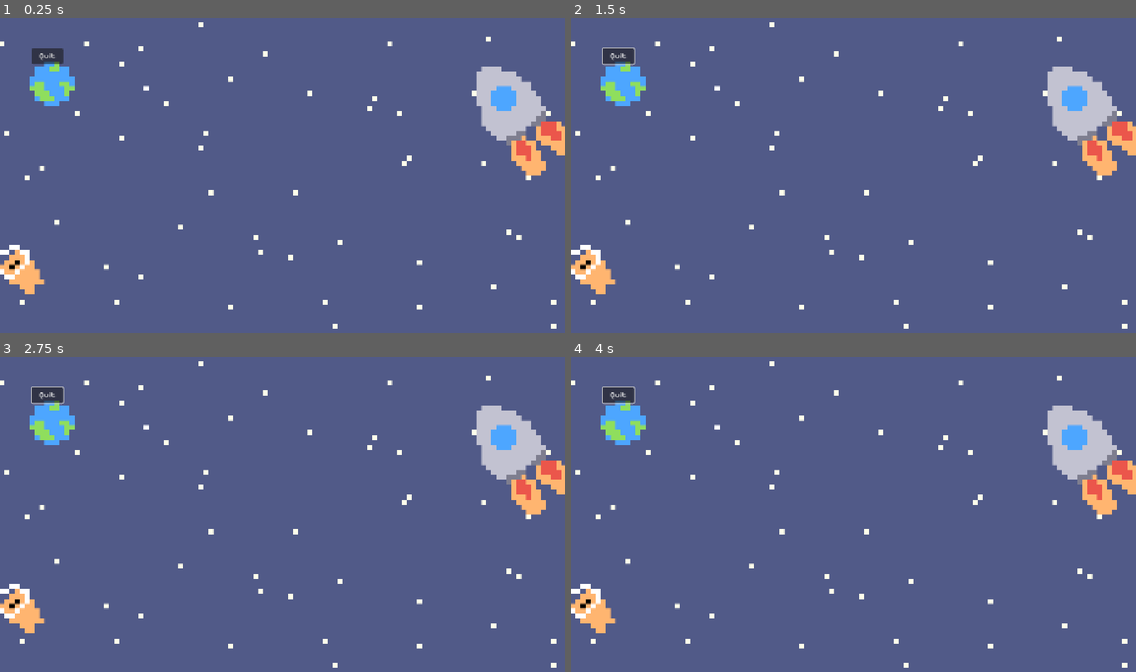
Above: before the commit, frames 1-4 (two rows, left to right).
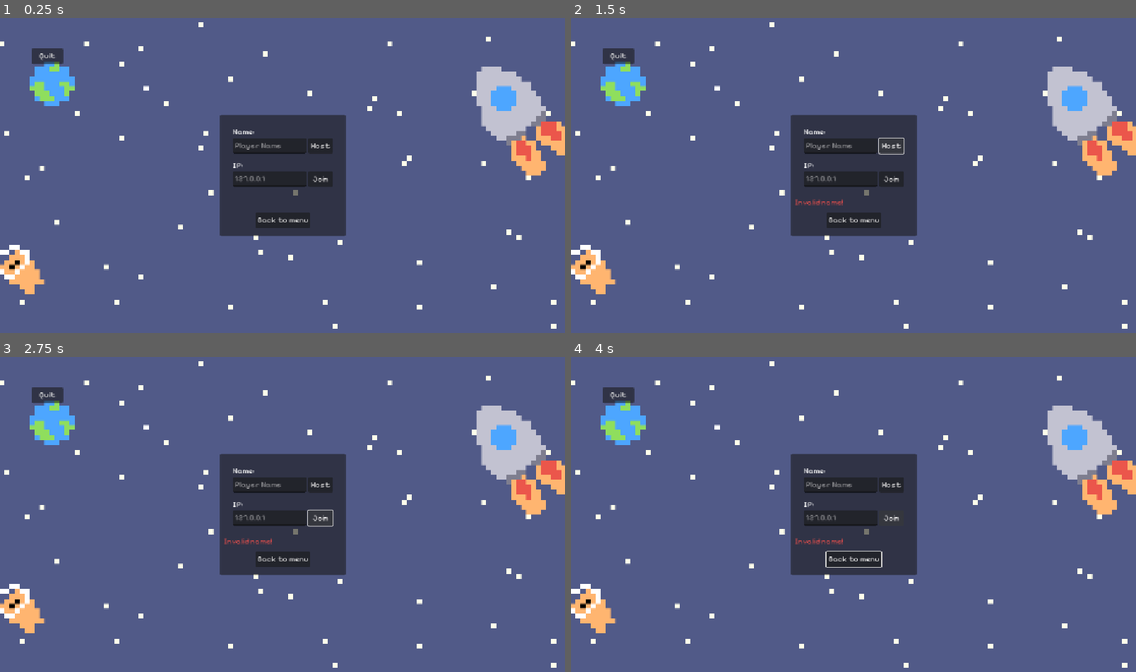
Above: after the commit, the same moments.

Repository: Lambozhuang/project-cats
Game: Godot game, scene res://ui/lobby.tscn
Two runs of this game, one before a commit and one after it. Both use one fixed random seed, a clock stepped at 60 frames per second and the inputs below.
Inputs (mouse positions are in pixels of both pictures, inside the frame that each line leads up to):
- Up to frame 1 (0.25 s): no input
- Up to frame 2 (1.5 s): click "Quit" (after the commit: "Back to menu") at 0.5 s; click (893, 144) at 1.25 s, where only the run after the commit has a clickable "Host"
- Up to frame 3 (2.75 s): click (322, 517) at 2 s, where only the run after the commit has a clickable "Join"
- Up to frame 4 (4 s): hold Right (move_right) 2.78-3.53 s; tap J (carry) at 2.85, 3.6 s; hold Down (move_down) from 3.53 s (still down)

The runs differ from the first frame. In frame 1, 8.6% of the frame differs, in the area x 38-62%, y 30-70%; in frame 2, 8.6%, in the area x 5-62%, y 9-70%; in frame 3, 8.6%; in frame 4, 8.6%.

Commit message:
add more ui

Diff:
--- a/level/demo_1.tscn
+++ b/level/demo_1.tscn
@@ -20,6 +20,7 @@
 [ext_resource type="SpriteFrames" uid="uid://c4xvd2cau840n" path="res://npc/npc2/npc2_anim.tres" id="18_c4fc7"]
 [ext_resource type="SpriteFrames" uid="uid://dhswd3p88r1jx" path="res://npc/npc3/npc3_anim.tres" id="19_sbnpo"]
 [ext_resource type="SpriteFrames" uid="uid://b1uaj08iewwad" path="res://npc/officer_clawson/officer_clawson_anim.tres" id="20_4bb8i"]
+[ext_resource type="PackedScene" uid="uid://bhr76qwteqtyy" path="res://ui/hud.tscn" id="21_n16k1"]
 
 [sub_resource type="NavigationPolygon" id="NavigationPolygon_higlw"]
 vertices = PackedVector2Array(379.656, 1073, 359, 1073, 359, 1039, 379.656, 1039, 2007.39, 284.32, 2008.24, 285, 2003,  …(8148 unchanged characters)…
@@ -363,3 +364,5 @@
 patrol_navigation_region = NodePath("../OfficerNavigationRegion2D2")
 global_navigation_region = NodePath("../GlobalNavigationRegion2D")
 npc_type = "officer"
+
+[node name="Hud" parent="." instance=ExtResource("21_n16k1")]
--- a/ui/hud.tscn
+++ b/ui/hud.tscn
@@ -1,14 +1,48 @@
-[gd_scene format=3 uid="uid://bhr76qwteqtyy"]
+[gd_scene load_steps=15 format=3 uid="uid://bhr76qwteqtyy"]
+
+[ext_resource type="Theme" uid="uid://csgscdngqhlo6" path="res://ui/theme.tres" id="1_rbyyf"]
+[ext_resource type="Texture2D" uid="uid://bypjca7hcp2iq" path="res://ui/setting_icon.png" id="2_276te"]
+[ext_resource type="Texture2D" uid="uid://b7qcliacmgvib" path="res://player/cats/Bob/Idle/Bob_idle.png" id="3_1v5rv"]
+[ext_resource type="Texture2D" uid="uid://bawrmwi0geslj" path="res://player/cats/Tuna/Idle/Tuna idle 1.png" id="4_q43x7"]
+[ext_resource type="Texture2D" uid="uid://civqtb32rwqkv" path="res://player/cats/Kiki/Idle/Kiki idle1.png" id="5_srpbi"]
+[ext_resource type="Texture2D" uid="uid://dgkj0c5fl8nu3" path="res://player/cats/Rupert/Idle/Rupert1.png" id="6_spcu4"]
+
+[sub_resource type="LabelSettings" id="LabelSettings_1v5rv"]
+font_size = 24
+
+[sub_resource type="LabelSettings" id="LabelSettings_q43x7"]
+font_size = 24
+
+[sub_resource type="StyleBoxFlat" id="StyleBoxFlat_276te"]
+bg_color = Color(0.32549, 0.317647, 0.317647, 1)
+
+[sub_resource type="LabelSettings" id="LabelSettings_276te"]
+font_size = 29
+font_color = Color(1, 0.65098, 0.301961, 1)
+
+[sub_resource type="LabelSettings" id="LabelSettings_rbyyf"]
+font_size = 25
+
+[sub_resource type="LabelSettings" id="LabelSettings_ff8ar"]
+font_size = 25
+
+[sub_resource type="LabelSettings" id="LabelSettings_m0eg6"]
+font_size = 20
+
+[sub_resource type="LabelSettings" id="LabelSettings_546lt"]
+font_size = 30
 
 [node name="Hud" type="CanvasLayer"]
 
 [node name="PauseMenu" type="Control" parent="."]
+visible = false
 layout_mode = 3
 anchors_preset = 15
 anchor_right = 1.0
 anchor_bottom = 1.0
 grow_horizontal = 2
 grow_vertical = 2
+theme = ExtResource("1_rbyyf")
 
 [node name="Hud" type="Control" parent="."]
 layout_mode = 3
@@ -21,21 +55,58 @@
 offset_bottom = -24.0
 grow_horizontal = 2
 grow_vertical = 2
-
-[node name="HBoxContainer" type="HBoxContainer" parent="Hud"]
-layout_mode = 2
+theme = ExtResource("1_rbyyf")
+
+[node name="RegularItem" type="ColorRect" parent="Hud"]
+custom_minimum_size = Vector2(100, 50)
+layout_mode = 2
+offset_right = 100.0
+offset_bottom = 50.0
+color = Color(0.32549, 0.317647, 0.317647, 1)
+
+[node name="Label" type="Label" parent="Hud/RegularItem"]
+layout_mode = 1
+anchors_preset = 8
+anchor_left = 0.5
+anchor_top = 0.5
+anchor_right = 0.5
+anchor_bottom = 0.5
+offset_left = -20.0
+offset_top = -10.0
+offset_right = 20.0
+offset_bottom = 10.0
+grow_horizontal = 2
+grow_vertical = 2
+text = "0/20"
+label_settings = SubResource("LabelSettings_1v5rv")
+horizontal_alignment = 1
+vertical_alignment = 1
+
+[node name="SpaceItem" type="ColorRect" parent="Hud"]
+custom_minimum_size = Vector2(100, 50)
+layout_mode = 2
+offset_left = 104.0
 offset_right = 204.0
 offset_bottom = 50.0
-
-[node name="RegularItem" type="ColorRect" parent="Hud/HBoxContainer"]
-custom_minimum_size = Vector2(100, 50)
-layout_mode = 2
 color = Color(0.32549, 0.317647, 0.317647, 1)
 
-[node name="SpaceItem" type="ColorRect" parent="Hud/HBoxContainer"]
-custom_minimum_size = Vector2(100, 50)
-layout_mode = 2
-color = Color(0.32549, 0.317647, 0.317647, 1)
+[node name="Label" type="Label" parent="Hud/SpaceItem"]
+layout_mode = 1
+anchors_preset = 8
+anchor_left = 0.5
+anchor_top = 0.5
+anchor_right = 0.5
+anchor_bottom = 0.5
+offset_left = -27.5
+offset_top = -15.0
+offset_right = 27.5
+offset_bottom = 15.0
+grow_horizontal = 2
+grow_vertical = 2
+text = "0/1"
+label_settings = SubResource("LabelSettings_1v5rv")
+horizontal_alignment = 1
+vertical_alignment = 1
 
 [node name="Time" type="ColorRect" parent="Hud"]
 custom_minimum_size = Vector2(100, 0)
@@ -47,6 +118,24 @@
 offset_bottom = 50.0
 grow_horizontal = 2
 color = Color(0.32549, 0.317647, 0.317647, 1)
+
+[node name="Label" type="Label" parent="Hud/Time"]
+layout_mode = 1
+anchors_preset = 8
+anchor_left = 0.5
+anchor_top = 0.5
+anchor_right = 0.5
+anchor_bottom = 0.5
+offset_left = -21.0
+offset_top = -10.0
+offset_right = 21.0
+offset_bottom = 10.0
+grow_horizontal = 2
+grow_vertical = 2
+text = "00:00"
+label_settings = SubResource("LabelSettings_q43x7")
+horizontal_alignment = 1
+vertical_alignment = 1
 
 [node name="CatStat" type="ColorRect" parent="Hud"]
 custom_minimum_size = Vector2(100, 0)
@@ -58,13 +147,461 @@
 grow_horizontal = 0
 color = Color(0.32549, 0.317647, 0.317647, 1)
 
-[node name="Settings" type="ColorRect" parent="Hud"]
-custom_minimum_size = Vector2(100, 0)
+[node name="Settings" type="Button" parent="Hud"]
 layout_mode = 1
 anchors_preset = 2
 anchor_top = 1.0
 anchor_bottom = 1.0
-offset_top = -50.0
-offset_right = 100.0
+offset_top = -48.0
+offset_right = 48.0
 grow_vertical = 0
+theme_override_styles/normal = SubResource("StyleBoxFlat_276te")
+icon = ExtResource("2_276te")
+icon_alignment = 1
+expand_icon = true
+
+[node name="Timeout" type="ColorRect" parent="Hud"]
+layout_mode = 1
+anchors_preset = 8
+anchor_left = 0.5
+anchor_top = 0.5
+anchor_right = 0.5
+anchor_bottom = 0.5
+offset_left = -148.0
+offset_top = -25.0
+offset_right = 148.0
+offset_bottom = 25.0
+grow_horizontal = 2
+grow_vertical = 2
+color = Color(0.32549, 0.352941, 0.521569, 1)
+
+[node name="Label" type="Label" parent="Hud/Timeout"]
+layout_mode = 1
+anchors_preset = 8
+anchor_left = 0.5
+anchor_top = 0.5
+anchor_right = 0.5
+anchor_bottom = 0.5
+offset_left = -41.0
+offset_top = -11.5
+offset_right = 41.0
+offset_bottom = 11.5
+grow_horizontal = 2
+grow_vertical = 2
+text = "TIMES OUT!"
+label_settings = SubResource("LabelSettings_276te")
+horizontal_alignment = 1
+vertical_alignment = 1
+
+[node name="AlertMessage" type="ColorRect" parent="Hud"]
+layout_mode = 0
+offset_left = 404.0
+offset_top = 552.0
+offset_right = 700.0
+offset_bottom = 602.0
 color = Color(0.32549, 0.317647, 0.317647, 1)
+
+[node name="Label" type="Label" parent="Hud/AlertMessage"]
+layout_mode = 1
+anchors_preset = 8
+anchor_left = 0.5
+anchor_top = 0.5
+anchor_right = 0.5
+anchor_bottom = 0.5
+offset_left = -107.0
+offset_top = -15.0
+offset_right = 107.0
+offset_bottom = 15.0
+grow_horizontal = 2
+grow_vertical = 2
+text = "Tuna is captured!"
+label_settings = SubResource("LabelSettings_rbyyf")
+horizontal_alignment = 1
+vertical_alignment = 1
+
+[node name="ScoreBoard" type="Control" parent="."]
+visible = false
+layout_mode = 3
+anchors_preset = 15
+anchor_right = 1.0
+anchor_bottom = 1.0
+grow_horizontal = 2
+grow_vertical = 2
+theme = ExtResource("1_rbyyf")
+
+[node name="CharacterHBox" type="HBoxContainer" parent="ScoreBoard"]
+layout_mode = 1
+anchors_preset = 8
+anchor_left = 0.5
+anchor_top = 0.5
+anchor_right = 0.5
+anchor_bottom = 0.5
+offset_left = -364.0
+offset_top = -192.0
+offset_right = 364.0
+offset_bottom = 192.0
+grow_horizontal = 2
+grow_vertical = 2
+theme_override_constants/separation = 20
+
+[node name="Bob" type="Control" parent="ScoreBoard/CharacterHBox"]
+custom_minimum_size = Vector2(170, 270)
+layout_mode = 2
+
+[node name="ColorRect" type="ColorRect" parent="ScoreBoard/CharacterHBox/Bob"]
+layout_mode = 0
+offset_right = 170.0
+offset_bottom = 270.0
+color = Color(0.933333, 0.933333, 0.933333, 0.152941)
+
+[node name="TextureRect" type="TextureRect" parent="ScoreBoard/CharacterHBox/Bob"]
+layout_mode = 0
+offset_right = 170.0
+offset_bottom = 270.0
+texture = ExtResource("3_1v5rv")
+expand_mode = 1
+stretch_mode = 5
+
+[node name="Label" type="Label" parent="ScoreBoard/CharacterHBox/Bob"]
+layout_mode = 1
+anchors_preset = 8
+anchor_left = 0.5
+anchor_top = 0.5
+anchor_right = 0.5
+anchor_bottom = 0.5
+offset_left = -35.0
+offset_top = 68.5
+offset_right = 35.0
+offset_bottom = 117.5
+grow_horizontal = 2
+grow_vertical = 2
+text = "Bob"
+label_settings = SubResource("LabelSettings_ff8ar")
+horizontal_alignment = 1
+vertical_alignment = 1
+
+[node name="Label2" type="Label" parent="ScoreBoard/CharacterHBox/Bob"]
+layout_mode = 1
+anchors_preset = 8
+anchor_left = 0.5
+anchor_top = 0.5
+anchor_right = 0.5
+anchor_bottom = 0.5
+offset_left = -39.0
+offset_top = 108.0
+offset_right = 40.0
+offset_bottom = 133.0
+grow_horizontal = 2
+grow_vertical = 2
+text = "SCORE:"
+label_settings = SubResource("LabelSettings_m0eg6")
+horizontal_alignment = 1
+vertical_alignment = 1
+
+[node name="Label3" type="Label" parent="ScoreBoard/CharacterHBox/Bob"]
+layout_mode = 1
+anchors_preset = 8
+anchor_left = 0.5
+anchor_top = 0.5
+anchor_right = 0.5
+anchor_bottom = 0.5
+offset_left = -39.0
+offset_top = 132.0
+offset_right = 40.0
+offset_bottom = 157.0
+grow_horizontal = 2
+grow_vertical = 2
+text = "---"
+label_settings = SubResource("LabelSettings_m0eg6")
+horizontal_alignment = 1
+vertical_alignment = 1
+
+[node name="Tuna" type="Control" parent="ScoreBoard/CharacterHBox"]
+custom_minimum_size = Vector2(170, 270)
+layout_mode = 2
+
+[node name="ColorRect" type="ColorRect" parent="ScoreBoard/CharacterHBox/Tuna"]
+layout_mode = 0
+offset_right = 170.0
+offset_bottom = 270.0
+color = Color(0.933333, 0.933333, 0.933333, 0.152941)
+
+[node name="TextureRect" type="TextureRect" parent="ScoreBoard/CharacterHBox/Tuna"]
+layout_mode = 0
+offset_right = 170.0
+offset_bottom = 270.0
+texture = ExtResource("4_q43x7")
+expand_mode = 1
+stretch_mode = 5
+
+[node name="Label" type="Label" parent="ScoreBoard/CharacterHBox/Tuna"]
+layout_mode = 1
+anchors_preset = 8
+anchor_left = 0.5
+anchor_top = 0.5
+anchor_right = 0.5
+anchor_bottom = 0.5
+offset_left = -35.0
+offset_top = 68.5
+offset_right = 35.0
+offset_bottom = 117.5
+grow_horizontal = 2
+grow_vertical = 2
+text = "Tuna"
+label_settings = SubResource("LabelSettings_ff8ar")
+horizontal_alignment = 1
+vertical_alignment = 1
+
+[node name="Label2" type="Label" parent="ScoreBoard/CharacterHBox/Tuna"]
+layout_mode = 1
+anchors_preset = 8
+anchor_left = 0.5
+anchor_top = 0.5
+anchor_right = 0.5
+anchor_bottom = 0.5
+offset_left = -39.0
+offset_top = 108.0
+offset_right = 40.0
+offset_bottom = 133.0
+grow_horizontal = 2
+grow_vertical = 2
+text = "SCORE:"
+label_settings = SubResource("LabelSettings_m0eg6")
+horizontal_alignment = 1
+vertical_alignment = 1
+
+[node name="Label3" type="Label" parent="ScoreBoard/CharacterHBox/Tuna"]
+layout_mode = 1
+anchors_preset = 8
+anchor_left = 0.5
+anchor_top = 0.5
+anchor_right = 0.5
+anchor_bottom = 0.5
+offset_left = -39.0
+offset_top = 132.0
+offset_right = 40.0
+offset_bottom = 157.0
+grow_horizontal = 2
+grow_vertical = 2
+text = "---"
+label_settings = SubResource("LabelSettings_m0eg6")
+horizontal_alignment = 1
+vertical_alignment = 1
+
+[node name="Kiki" type="Control" parent="ScoreBoard/CharacterHBox"]
+custom_minimum_size = Vector2(170, 270)
+layout_mode = 2
+
+[node name="ColorRect" type="ColorRect" parent="ScoreBoard/CharacterHBox/Kiki"]
+layout_mode = 0
+offset_right = 170.0
+offset_bottom = 270.0
+color = Color(0.933333, 0.933333, 0.933333, 0.152941)
+
+[node name="TextureRect" type="TextureRect" parent="ScoreBoard/CharacterHBox/Kiki"]
+layout_mode = 0
+offset_right = 170.0
+offset_bottom = 270.0
+texture = ExtResource("5_srpbi")
+expand_mode = 1
+stretch_mode = 5
+
+[node name="Label" type="Label" parent="ScoreBoard/CharacterHBox/Kiki"]
+layout_mode = 1
+anchors_preset = 8
+anchor_left = 0.5
+anchor_top = 0.5
+anchor_right = 0.5
+anchor_bottom = 0.5
+offset_left = -35.0
+offset_top = 68.5
+offset_right = 35.0
+offset_bottom = 117.5
+grow_horizontal = 2
+grow_vertical = 2
+text = "Kiki"
+label_settings = SubResource("LabelSettings_ff8ar")
+horizontal_alignment = 1
+vertical_alignment = 1
+
+[node name="Label2" type="Label" parent="ScoreBoard/CharacterHBox/Kiki"]
+layout_mode = 1
+anchors_preset = 8
+anchor_left = 0.5
+anchor_top = 0.5
+anchor_right = 0.5
+anchor_bottom = 0.5
+offset_left = -39.0
+offset_top = 108.0
+offset_right = 40.0
+offset_bottom = 133.0
+grow_horizontal = 2
+grow_vertical = 2
+text = "SCORE:"
+label_settings = SubResource("LabelSettings_m0eg6")
+horizontal_alignment = 1
+vertical_alignment = 1
+
+[node name="Label3" type="Label" parent="ScoreBoard/CharacterHBox/Kiki"]
+layout_mode = 1
+anchors_preset = 8
+anchor_left = 0.5
+anchor_top = 0.5
+anchor_right = 0.5
+anchor_bottom = 0.5
+offset_left = -39.0
+offset_top = 132.0
+offset_right = 40.0
+offset_bottom = 157.0
+grow_horizontal = 2
+grow_vertical = 2
+text = "---"
+label_settings = SubResource("LabelSettings_m0eg6")
+horizontal_alignment = 1
+vertical_alignment = 1
+
+[node name="Rupert" type="Control" parent="ScoreBoard/CharacterHBox"]
+custom_minimum_size = Vector2(170, 270)
+layout_mode = 2
+
+[node name="ColorRect" type="ColorRect" parent="ScoreBoard/CharacterHBox/Rupert"]
+layout_mode = 0
+offset_right = 170.0
+offset_bottom = 270.0
+color = Color(0.933333, 0.933333, 0.933333, 0.152941)
+
+[node name="TextureRect" type="TextureRect" parent="ScoreBoard/CharacterHBox/Rupert"]
+layout_mode = 0
+offset_right = 170.0
+offset_bottom = 270.0
+texture = ExtResource("6_spcu4")
+expand_mode = 1
+stretch_mode = 5
+
+[node name="Label" type="Label" parent="ScoreBoard/CharacterHBox/Rupert"]
+layout_mode = 1
+anchors_preset = 8
+anchor_left = 0.5
+anchor_top = 0.5
+anchor_right = 0.5
+anchor_bottom = 0.5
+offset_left = -35.0
+offset_top = 68.5
+offset_right = 35.0
+offset_bottom = 117.5
+grow_horizontal = 2
+grow_vertical = 2
+text = "Rupert"
+label_settings = SubResource("LabelSettings_ff8ar")
+horizontal_alignment = 1
+vertical_alignment = 1
+
+[node name="Label2" type="Label" parent="ScoreBoard/CharacterHBox/Rupert"]
+layout_mode = 1
+anchors_preset = 8
+anchor_left = 0.5
+anchor_top = 0.5
+anchor_right = 0.5
+anchor_bottom = 0.5
+offset_left = -39.0
+offset_top = 108.0
+offset_right = 40.0
+offset_bottom = 133.0
+grow_horizontal = 2
+grow_vertical = 2
+text = "SCORE:"
+label_settings = SubResource("LabelSettings_m0eg6")
+horizontal_alignment = 1
+vertical_alignment = 1
+
+[node name="Label3" type="Label" parent="ScoreBoard/CharacterHBox/Rupert"]
+layout_mode = 1
+anchors_preset = 8
+anchor_left = 0.5
+anchor_top = 0.5
+anchor_right = 0.5
+anchor_bottom = 0.5
+offset_left = -39.0
+offset_top = 132.0
+offset_right = 40.0
+offset_bottom = 157.0
+grow_horizontal = 2
+grow_vertical = 2
+text = "---"
+label_settings = SubResource("LabelSettings_m0eg6")
+horizontal_alignment = 1
+vertical_alignment = 1
+
+[node name="Label" type="Label" parent="ScoreBoard"]
+layout_mode = 1
+anchors_preset = 8
+anchor_left = 0.5
+anchor_top = 0.5
+anchor_right = 0.5
+anchor_bottom = 0.5
+offset_left = -67.5
+offset_top = -242.5
+offset_right = 67.5
+offset_bottom = -205.5
+grow_horizontal = 2
+grow_vertical = 2
+text = "GOOD JOB!"
+label_settings = SubResource("LabelSettings_546lt")
+horizontal_alignment = 1
+vertical_alignment = 1
+
+[node name="Label2" type="Label" parent="ScoreBoard"]
+layout_mode = 0
+offset_left = 280.0
+offset_top = 496.0
+offset_right = 490.0
+offset_bottom = 516.0
+text = "SCARPA'S ITEMS COLLECTED:"
+horizontal_alignment = 1
+vertical_alignment = 1
+
+[node name="Label4" type="Label" parent="ScoreBoard"]
+layout_mode = 0
+offset_left = 280.0
+offset_top = 512.0
+offset_right = 490.0
+offset_bottom = 532.0
+text = "---"
+horizontal_alignment = 1
+vertical_alignment = 1
+
+[node name="Label3" type="Label" parent="ScoreBoard"]
+layout_mode = 0
+offset_left = 664.0
+offset_top = 496.0
+offset_right = 874.0
+offset_bottom = 516.0
+text = "SCARPA'S ITEMS COLLECTED:"
+horizontal_alignment = 1
+vertical_alignment = 1
+
+[node name="Label5" type="Label" parent="ScoreBoard"]
+layout_mode = 0
+offset_left = 664.0
+offset_top = 512.0
+offset_right = 874.0
+offset_bottom = 532.0
+text = "---"
+horizontal_alignment = 1
+vertical_alignment = 1
+
+[node name="Button" type="Button" parent="ScoreBoard"]
+layout_mode = 1
+anchors_preset = 8
+anchor_left = 0.5
+anchor_top = 0.5
+anchor_right = 0.5
+anchor_bottom = 0.5
+offset_left = -68.5
+offset_top = 225.5
+offset_right = 68.5
+offset_bottom = 270.5
+grow_horizontal = 2
+grow_vertical = 2
+theme_override_font_sizes/font_size = 30
+text = "Continue"
--- a/ui/lobby.tscn
+++ b/ui/lobby.tscn
@@ -116,7 +116,6 @@
 vertical_alignment = 1
 
 [node name="Connect" type="Panel" parent="."]
-visible = false
 layout_mode = 1
 anchors_preset = 8
 anchor_left = 0.5
@@ -389,7 +388,7 @@
 offset_top = 300.0
 offset_right = 170.0
 offset_bottom = 388.0
-text = "The experienced and practical one. Can carry 2 items at once. Has speed boosts."
+text = "Practical and experienced. Can carry two items and gets speed boosts."
 label_settings = SubResource("LabelSettings_bsayf")
 autowrap_mode = 2
 
@@ -452,7 +451,7 @@
 offset_top = 300.0
 offset_right = 170.0
 offset_bottom = 388.0
-text = "The strong and action-oriented one. Kind of stupid. Can move certain items, scare children, and can have other cats climb on their back to reach high places."
+text = "Strong but dim. Moves heavy stuff and helps others reach high places."
 label_settings = SubResource("LabelSettings_bsayf")
 autowrap_mode = 2
 
@@ -515,7 +514,7 @@
 offset_top = 300.0
 offset_right = 170.0
 offset_bottom = 388.0
-text = "The smart and analytic one. Can calculate shortcuts and outsmart humans. "
+text = "Smart and strategic. Finds shortcuts and outsmarts humans."
 label_settings = SubResource("LabelSettings_bsayf")
 autowrap_mode = 2
 
@@ -578,7 +577,7 @@
 offset_top = 300.0
 offset_right = 170.0
 offset_bottom = 388.0
-text = "The cute and friendly one. Fits into small spaces and can charm the humans, except for the animal control officer."
+text = "Cute and sneaky. Fits in tight spots and charms humans—except animal control."
 label_settings = SubResource("LabelSettings_bsayf")
 autowrap_mode = 2
 
Not shown: 1 places in level/demo_1.tscn that only renumber resources
Binary file added: ui/setting_icon.png
Not shown, added: ui/setting_icon.png.import
